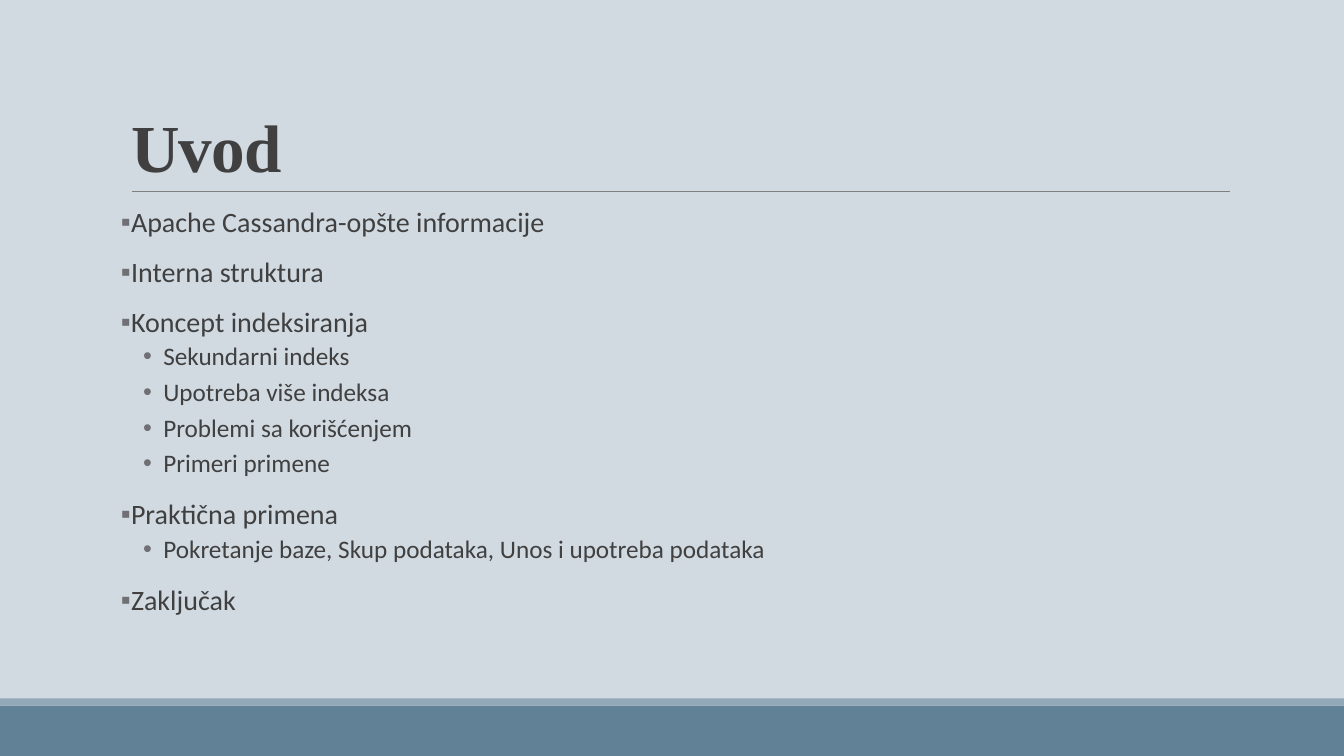
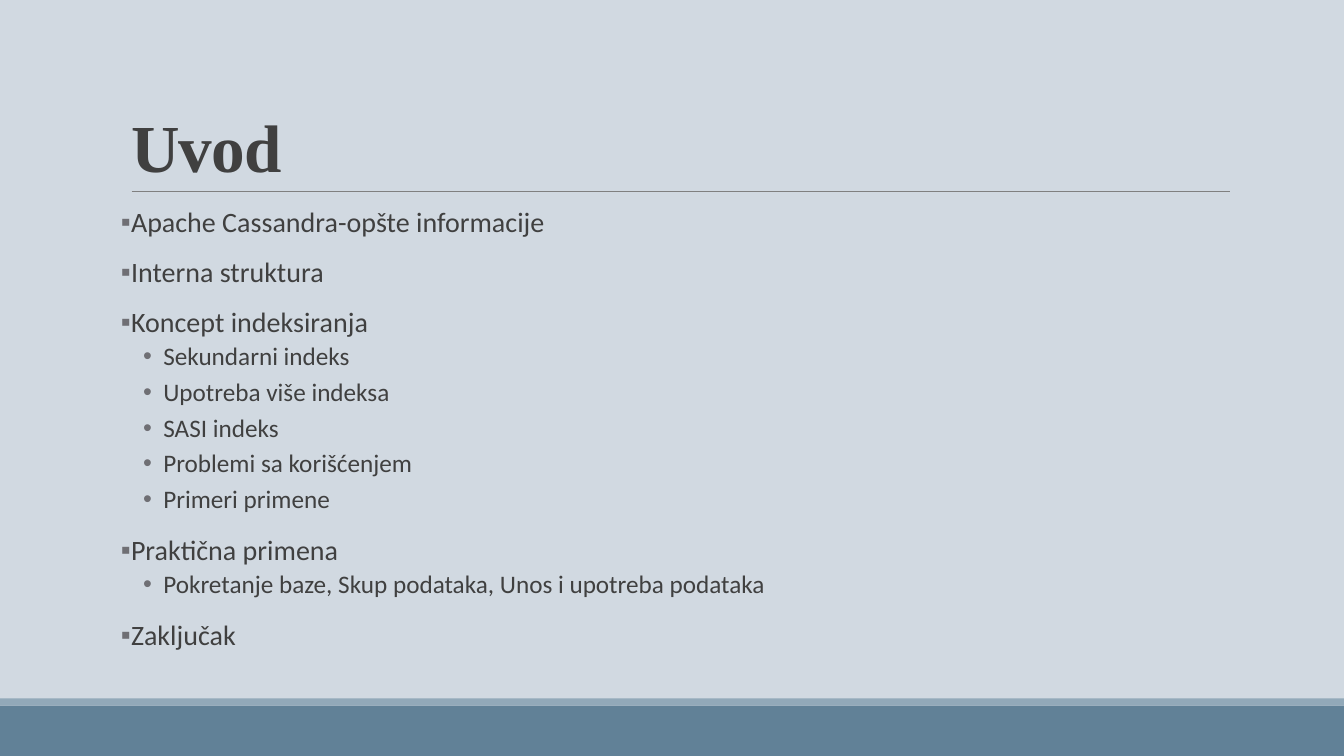
Before and after one commit to Mmarijana/SZUBP-project, a slide deck: slide 2 of Presentation.pptx. Drawn at 1344x756 pixels with LibreOffice and Linux fonts; fonts in the diff are those of the drawing. Boxes give left, top, right and bottom in pixels: in the first picture for what was removed or moved away, otherwise in the second. Text is boxed around its words. In the diff, an @@ line names an element or a change of style, - is before the commit and + after.

```diff
--- a/Presentation.pptx
+++ b/Presentation.pptx
@@ text at (x1=163, y1=419, x2=279, y2=437): paragraph added @@
+  • SASI indeks
```
Also in this commit, not shown: 1 other slide changed, 5 slides added, 1 slide removed, 1 other file.
